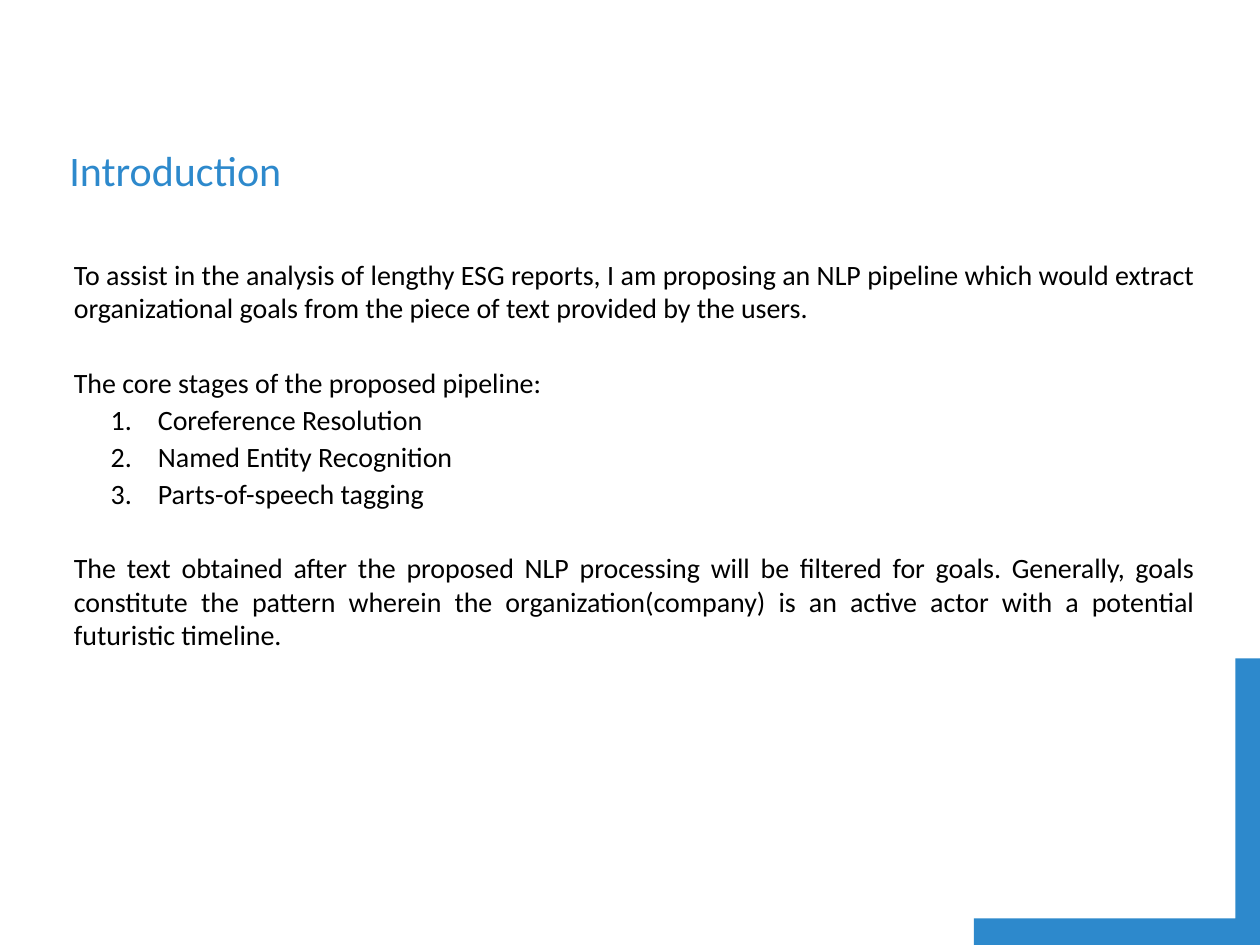
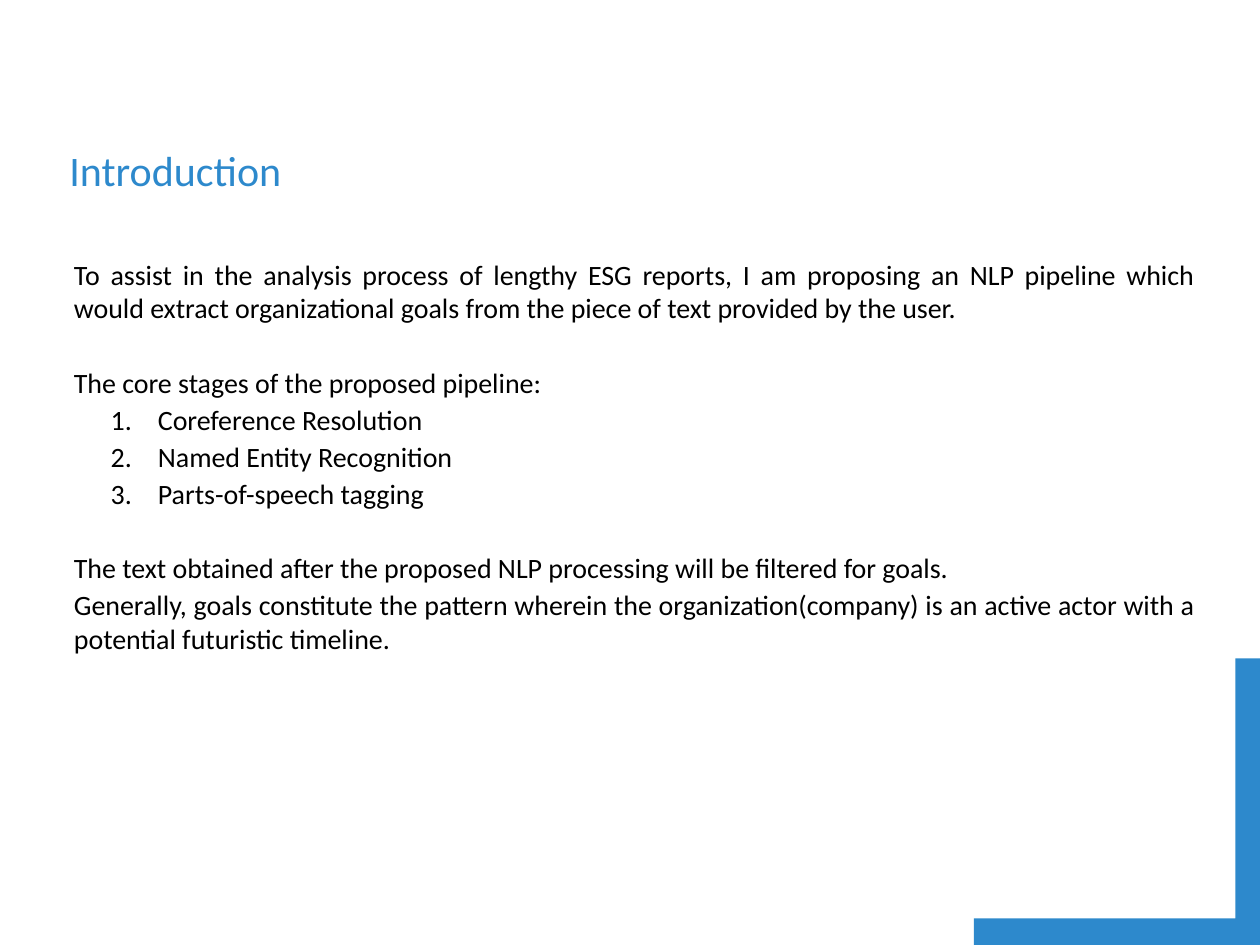
Before and after one commit to shubhamsuryawanshi/goal_extraction, a slide deck: slide 2 of documentation/Presentation.pptx. Drawn at 1260x945 pixels with LibreOffice and Linux fonts; fonts in the diff are those of the drawing; background and template pictures are left out. Boxes give left, top, right and bottom in pixels: in the first picture for what was removed or moved away, otherwise in the second. Text is boxed around its words. In the diff, an @@ line names an element or a change of style, - is before the commit and + after.

```diff
--- a/documentation/Presentation.pptx
+++ b/documentation/Presentation.pptx
@@ text at [74,265,1193,323]: text changed @@
-To assist in the analysis of lengthy ESG reports, I am proposing an NLP pipeline which would extract organizational goals from the piece of text provided by the users.
+To assist in the analysis process of lengthy ESG reports, I am proposing an NLP pipeline which would extract organizational goals from the piece of text provided by the user.
@@ text at [74,558,1194,654]: text changed @@
-The text obtained after the proposed NLP processing will be filtered for goals. Generally, goals constitute the pattern wherein the organization(company) is an active actor with a potential futuristic timeline.
+The text obtained after the proposed NLP processing will be filtered for goals.
+Generally, goals constitute the pattern wherein the organization(company) is an active actor with a potential futuristic timeline.
```
Also in this commit, not shown: 3 other slides changed, 5 other files.
